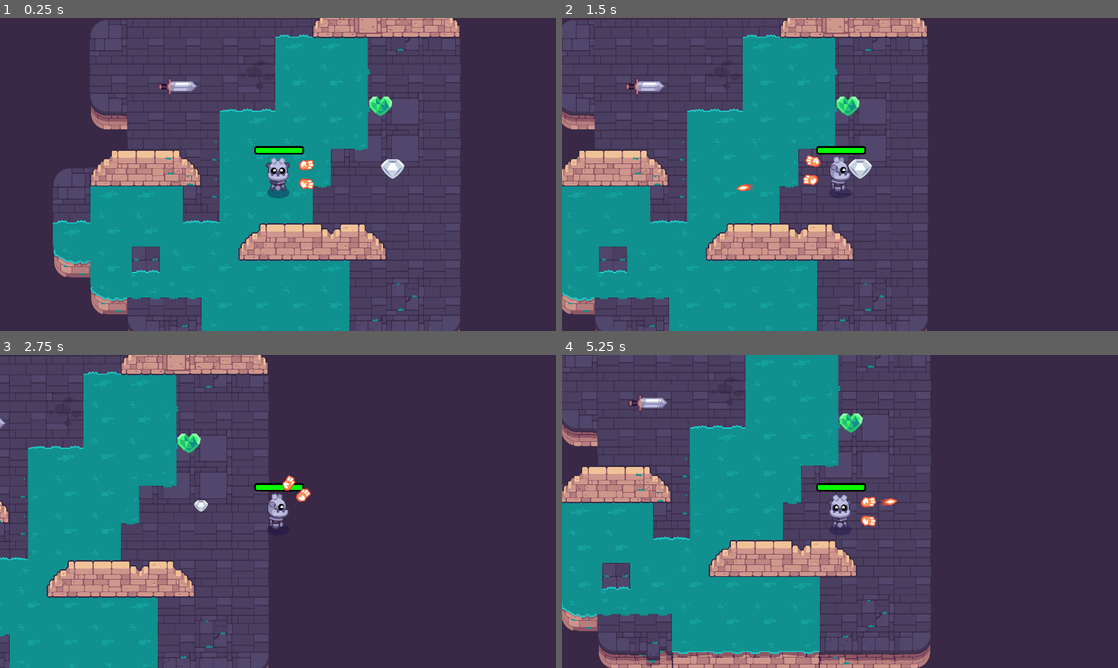
Above: before the commit, frames 1-4 (two rows, left to right).
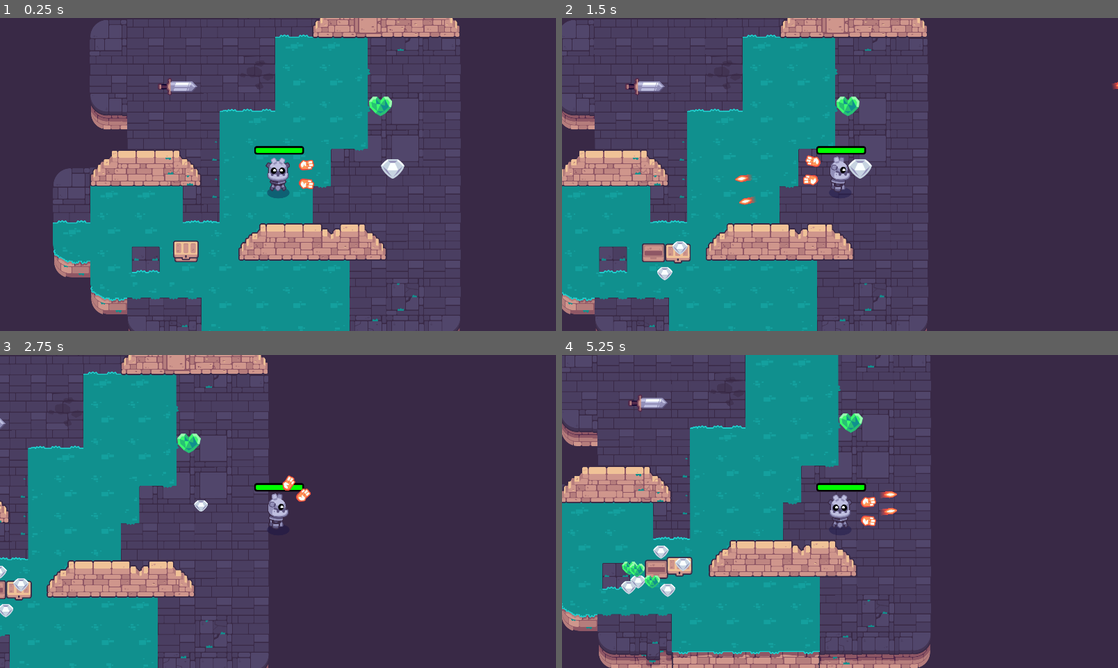
Above: after the commit, the same moments.

Repository: keliang5/Path-of-Sorcerers
Game: Godot game, scene res://bg.tscn
Same seed, same stepped clock (60 frames per second), same inputs: the game is played once before the commit and once after it.
Inputs (mouse positions are in pixels of both pictures, inside the frame that each line leads up to):
- Up to frame 1 (0.25 s): no input
- Up to frame 2 (1.5 s): tap Enter at 0.5 s; move the mouse to (962, 158) at 0.52 s; hold D (move_right) 0.53-1.25 s; hold E (interact, bound only after the commit) 0.53-1.25 s; click (962, 158) at 0.67 s; tap Space at 0.77 s; drag from (728, 190) to (656, 86) at 1.27 s
- Up to frame 3 (2.75 s): tap Space at 2 s; move the mouse to (333, 442) at 2.02 s; hold D (move_right) from 2.03 s (still down); hold E (interact, bound only after the commit) from 2.03 s (still down)
- Up to frame 4 (5.25 s): release D (move_right) at 2.75 s; release E (interact, bound only after the commit) at 2.75 s; drag from (812, 574) to (745, 442) at 2.77 s; tap Enter at 3.5 s; move the mouse to (1006, 558) at 3.52 s; hold A (move_left) 3.53-4.25 s; hold E (interact, bound only after the commit) 3.53-4.25 s; tap Space at 3.77 s; drag from (673, 464) to (840, 442) at 4.27 s; move the mouse to (867, 511) at 5.02 s; hold S (move_down) from 5.03 s (still down); hold E (interact, bound only after the commit) from 5.03 s (still down); click (867, 511) at 5.17 s

The runs differ from the first frame. In frame 1, 0.3% of the frame differs, in the area x 31-36%, y 71-78%; in frame 2, 0.8%; in frame 3, 0.5%; in frame 4, 1.2%, in the area x 10-61%, y 43-78%.

Commit message:
L12 Chest

Diff:
--- a/M10.twin_stick_workbook/Bullet.tscn
+++ b/M10.twin_stick_workbook/Bullet.tscn
@@ -19,5 +19,5 @@
 texture = ExtResource("2_d0yu6")
 
 [node name="CollisionShape2D" type="CollisionShape2D" parent="."]
-position = Vector2(-4.5, 0)
+position = Vector2(-5, 0)
 shape = SubResource("RectangleShape2D_8obw8")
--- a/M10.twin_stick_workbook/bg.tscn
+++ b/M10.twin_stick_workbook/bg.tscn
@@ -10,6 +10,7 @@
 [ext_resource type="Script" path="res://Healing_Item.gd" id="8_wfmfc"]
 [ext_resource type="AudioStream" uid="uid://o3ra7o263286" path="res://pickups/pickup_health.wav" id="9_y3ebv"]
 [ext_resource type="Texture2D" uid="uid://bmxcojfothkaq" path="res://pickups/pickup_heart_teal.png" id="10_nupm0"]
+[ext_resource type="PackedScene" uid="uid://b2fc61vfsj75p" path="res://chest.tscn" id="11_0vk8u"]
 
 [sub_resource type="Resource" id="Resource_qbuf4"]
 script = ExtResource("6_lwd6y")
@@ -44,3 +45,6 @@
 position = Vector2(1132, 427)
 scale = Vector2(1.5, 1.5)
 item = SubResource("Resource_dvs60")
+
+[node name="Chest" parent="." instance=ExtResource("11_0vk8u")]
+position = Vector2(450, 931)
--- /dev/null
+++ b/M10.twin_stick_workbook/chest.gd
@@ -0,0 +1,37 @@
+@tool
+class_name Chest extends Area2D
+@export var possible_items: Array[Item] = []
+@onready var animation_player: AnimationPlayer = $AnimationPlayer
+
+func _unhandled_input(event: InputEvent) -> void:
+	if event.is_action_pressed("interact") and Player != null:
+		animation_player.play("open")
+		create_pickup()
+		create_pickup()
+
+func create_pickup() -> void:
+	var item: Item = possible_items.pick_random()
+	var pickup: Pickup = preload("pickup.tscn").instantiate()
+	pickup.item = item
+	add_child(pickup)
+
+	var random_angle := randf_range(0.0, 2.0 * PI)
+	var random_direction := Vector2(1.0, 0.0).rotated(random_angle)
+	var land_position := random_direction * randf_range(60.0, 120.0)
+
+	const FLIGHT_TIME := 0.4
+	const HALF_FLIGHT_TIME := FLIGHT_TIME / 2.0
+
+	var tween := create_tween()
+	tween.set_parallel()
+	pickup.scale = Vector2(0.25, 0.25)
+	tween.tween_property(pickup, "scale", Vector2(1.0, 1.0), HALF_FLIGHT_TIME)
+	tween.tween_property(pickup, "position:x", land_position.x, FLIGHT_TIME)
+
+	tween = create_tween()
+	tween.set_trans(Tween.TRANS_QUAD)
+	tween.set_ease(Tween.EASE_OUT)
+	var jump_height := randf_range(30.0, 80.0)
+	tween.tween_property(pickup, "position:y", land_position.y - jump_height, HALF_FLIGHT_TIME)
+	tween.set_ease(Tween.EASE_IN)
+	tween.tween_property(pickup, "position:y", land_position.y, HALF_FLIGHT_TIME)
--- /dev/null
+++ b/M10.twin_stick_workbook/chest.tscn
@@ -0,0 +1,86 @@
+[gd_scene load_steps=17 format=3 uid="uid://b2fc61vfsj75p"]
+
+[ext_resource type="Script" path="res://chest.gd" id="1_7c36m"]
+[ext_resource type="Texture2D" uid="uid://dub7cda3qxho2" path="res://pickups/chest/chest_bottom.png" id="2_cnjeh"]
+[ext_resource type="Script" path="res://Item.gd" id="2_ylkd8"]
+[ext_resource type="Script" path="res://Speed_Item.gd" id="3_6a0pw"]
+[ext_resource type="Texture2D" uid="uid://bfj2ayjhou4bv" path="res://pickups/chest/chest_top.png" id="3_tdw04"]
+[ext_resource type="AudioStream" uid="uid://dsmj3ii4ncxyl" path="res://pickups/pickup_ice.wav" id="4_jw625"]
+[ext_resource type="Texture2D" uid="uid://biluxu10n4ttm" path="res://pickups/pickup_gem.png" id="5_umoha"]
+[ext_resource type="Script" path="res://Healing_Item.gd" id="6_vxrm8"]
+[ext_resource type="AudioStream" uid="uid://o3ra7o263286" path="res://pickups/pickup_health.wav" id="7_fplvb"]
+[ext_resource type="Texture2D" uid="uid://bmxcojfothkaq" path="res://pickups/pickup_heart_teal.png" id="8_6q1jq"]
+
+[sub_resource type="Resource" id="Resource_icgge"]
+script = ExtResource("3_6a0pw")
+speed_up = 100.0
+display_name = "SpeedItem"
+texture = ExtResource("5_umoha")
+sound_on_pickup = ExtResource("4_jw625")
+
+[sub_resource type="Resource" id="Resource_1475b"]
+script = ExtResource("6_vxrm8")
+heal = 1
+display_name = ""
+texture = ExtResource("8_6q1jq")
+sound_on_pickup = ExtResource("7_fplvb")
+
+[sub_resource type="RectangleShape2D" id="RectangleShape2D_lfyhn"]
+size = Vector2(83, 70)
+
+[sub_resource type="Animation" id="Animation_6fddb"]
+resource_name = "open"
+tracks/0/type = "value"
+tracks/0/imported = false
+tracks/0/enabled = true
+tracks/0/path = NodePath("ChestTop:position")
+tracks/0/interp = 1
+tracks/0/loop_wrap = true
+tracks/0/keys = {
+"times": PackedFloat32Array(0, 0.1, 0.2),
+"transitions": PackedFloat32Array(1, 1, 1),
+"update": 0,
+"values": [Vector2(10, -10), Vector2(65, -68), Vector2(95, 1)]
+}
+
+[sub_resource type="Animation" id="Animation_fvqod"]
+length = 0.001
+tracks/0/type = "value"
+tracks/0/imported = false
+tracks/0/enabled = true
+tracks/0/path = NodePath("ChestTop:position")
+tracks/0/interp = 1
+tracks/0/loop_wrap = true
+tracks/0/keys = {
+"times": PackedFloat32Array(0),
+"transitions": PackedFloat32Array(1),
+"update": 0,
+"values": [Vector2(10, -10)]
+}
+
+[sub_resource type="AnimationLibrary" id="AnimationLibrary_l4xlx"]
+_data = {
+"RESET": SubResource("Animation_fvqod"),
+"open": SubResource("Animation_6fddb")
+}
+
+[node name="Chest" type="Area2D"]
+script = ExtResource("1_7c36m")
+possible_items = Array[ExtResource("2_ylkd8")]([SubResource("Resource_icgge"), SubResource("Resource_1475b")])
+
+[node name="ChestBottom" type="Sprite2D" parent="."]
+position = Vector2(10.5, -10.5)
+texture = ExtResource("2_cnjeh")
+
+[node name="ChestTop" type="Sprite2D" parent="."]
+position = Vector2(10, -10)
+texture = ExtResource("3_tdw04")
+
+[node name="CollisionShape2D" type="CollisionShape2D" parent="."]
+position = Vector2(10, -3)
+shape = SubResource("RectangleShape2D_lfyhn")
+
+[node name="AnimationPlayer" type="AnimationPlayer" parent="."]
+libraries = {
+"": SubResource("AnimationLibrary_l4xlx")
+}
--- a/M10.twin_stick_workbook/player.tscn
+++ b/M10.twin_stick_workbook/player.tscn
@@ -62,6 +62,11 @@
 position = Vector2(100, 0)
 
 [node name="weapon" type="Node2D" parent="weaponpivot/weaponanchor"]
+position = Vector2(0.880582, 32.3745)
+script = ExtResource("2_7o4i1")
+
+[node name="weapon2" type="Node2D" parent="weaponpivot/weaponanchor"]
+position = Vector2(-0.792089, -31.6036)
 script = ExtResource("2_7o4i1")
 
 [node name="LeftHand" type="Sprite2D" parent="weaponpivot/weaponanchor"]
--- a/M10.twin_stick_workbook/project.godot
+++ b/M10.twin_stick_workbook/project.godot
@@ -103,6 +103,11 @@
 , Object(InputEventJoypadMotion,"resource_local_to_scene":false,"resource_name":"","device":-1,"axis":5,"axis_value":1.0,"script":null)
 ]
 }
+interact={
+"deadzone": 0.5,
+"events": [Object(InputEventKey,"resource_local_to_scene":false,"resource_name":"","device":-1,"window_id":0,"alt_pressed":false,"shift_pressed":false,"ctrl_pressed":false,"meta_pressed":false,"pressed":false,"keycode":0,"physical_keycode":69,"key_label":0,"unicode":101,"location":0,"echo":false,"script":null)
+]
+}
 
 [layer_names]
 
Not shown: 1 places in M10.twin_stick_workbook/bg.tscn that only renumber resources
